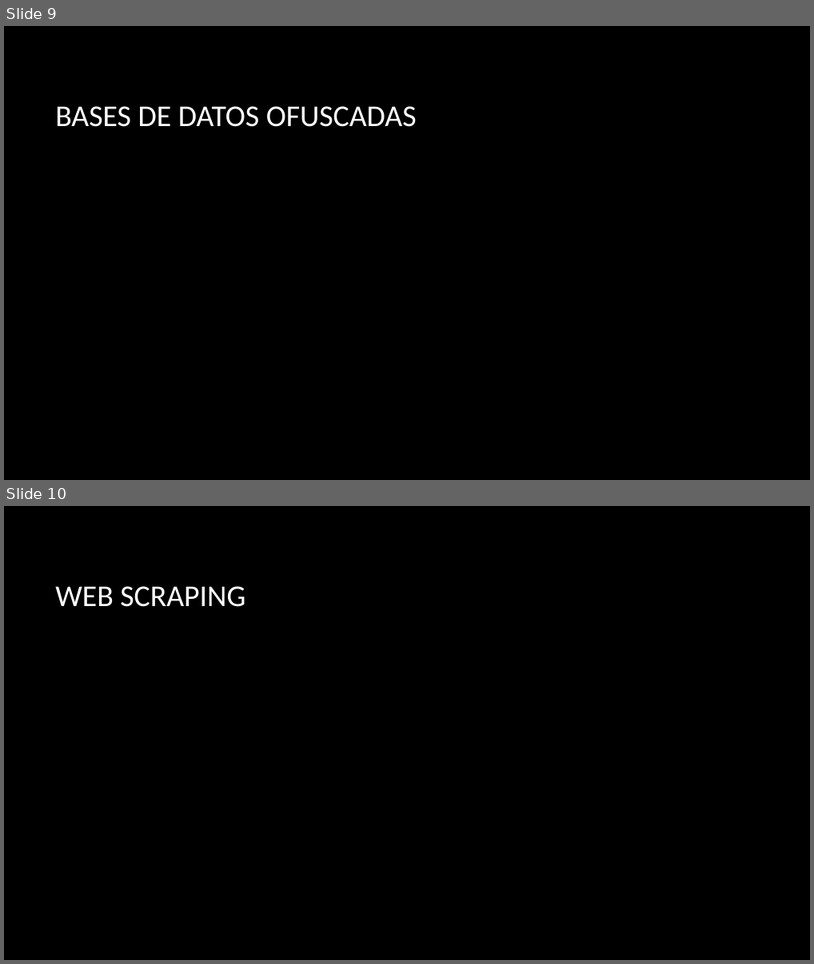
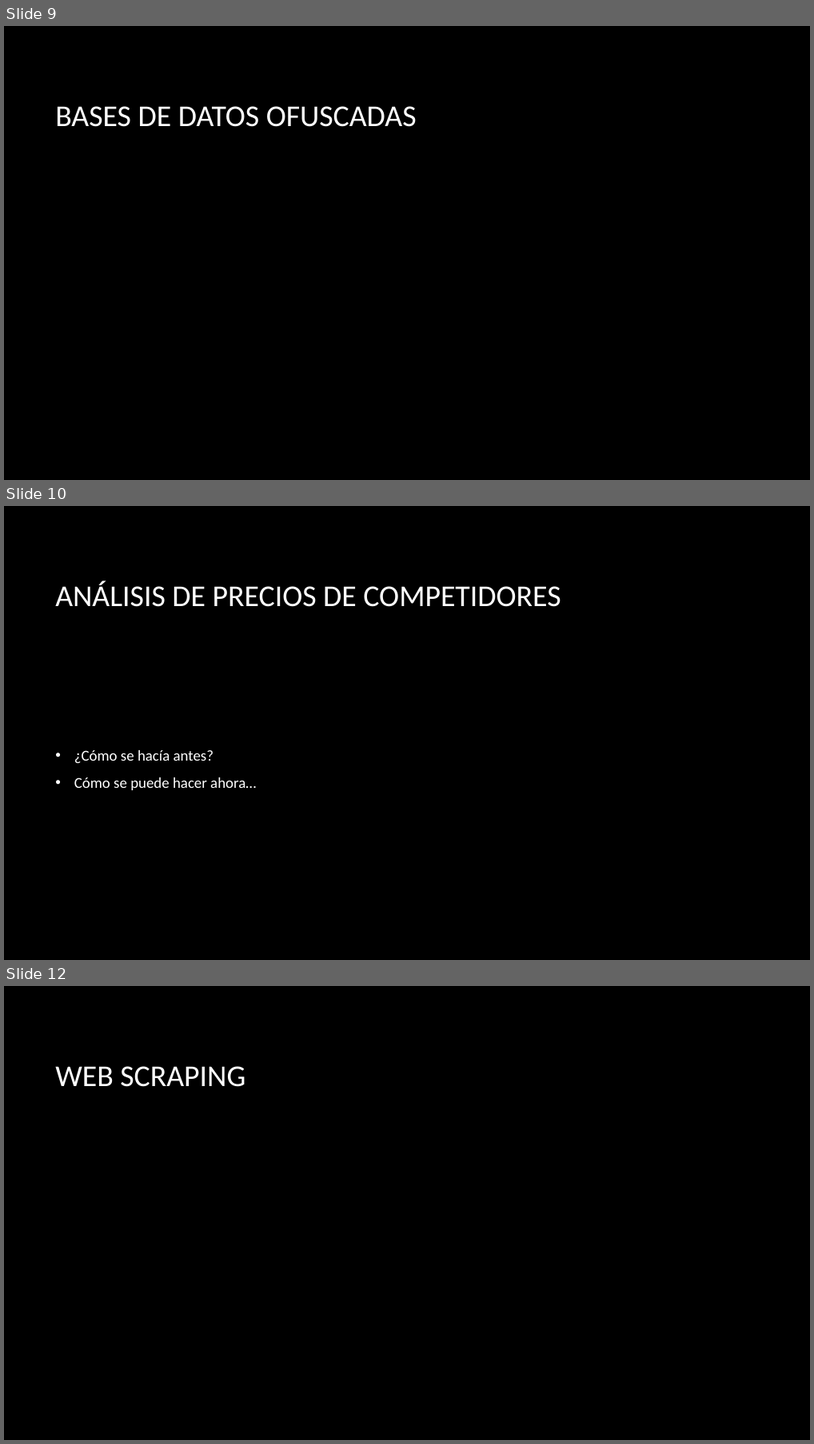
Before and after one commit to jofaval/talks-about, a slide deck: uv/web-scraping-y-las-bases-de-datos-ofuscadas/web-scraping-core.pptx. Shown one above the other, each under a label of ours: slides 9 and 10 before the commit, slides 9, 10 and 12 after it; the slides between them are not shown. The pictures are 814x964 and 814x1444 pixels, drawn with LibreOffice and Linux fonts; fonts in the diff are those of the drawing; background and template pictures are left out. Boxes give left, top, right and bottom in pixels: in the first picture for what was removed or moved away, otherwise in the second. Text is boxed around its words. In the diff, an @@ line names an element or a change of style, - is before the commit and + after.

```diff
--- a/uv/web-scraping-y-las-bases-de-datos-ofuscadas/web-scraping-core.pptx
+++ b/uv/web-scraping-y-las-bases-de-datos-ofuscadas/web-scraping-core.pptx
@@ slide 10 added at box(4, 506, 810, 960), background picture (left out) @@
@@ title added at box(55, 581, 561, 607), 36 pt, text #FFFFFF @@
+ANÁLISIS DE PRECIOS DE COMPETIDORES
@@ text added at box(74, 750, 256, 790), 18 pt, text #FFFFFF @@
+• ¿Cómo se hacía antes?
+• Cómo se puede hacer ahora…
@@ what was slide 10 is now slide 12 @@
```
Also in this commit, not shown: 2 slides changed, 4 other slides added, 1 other file.
